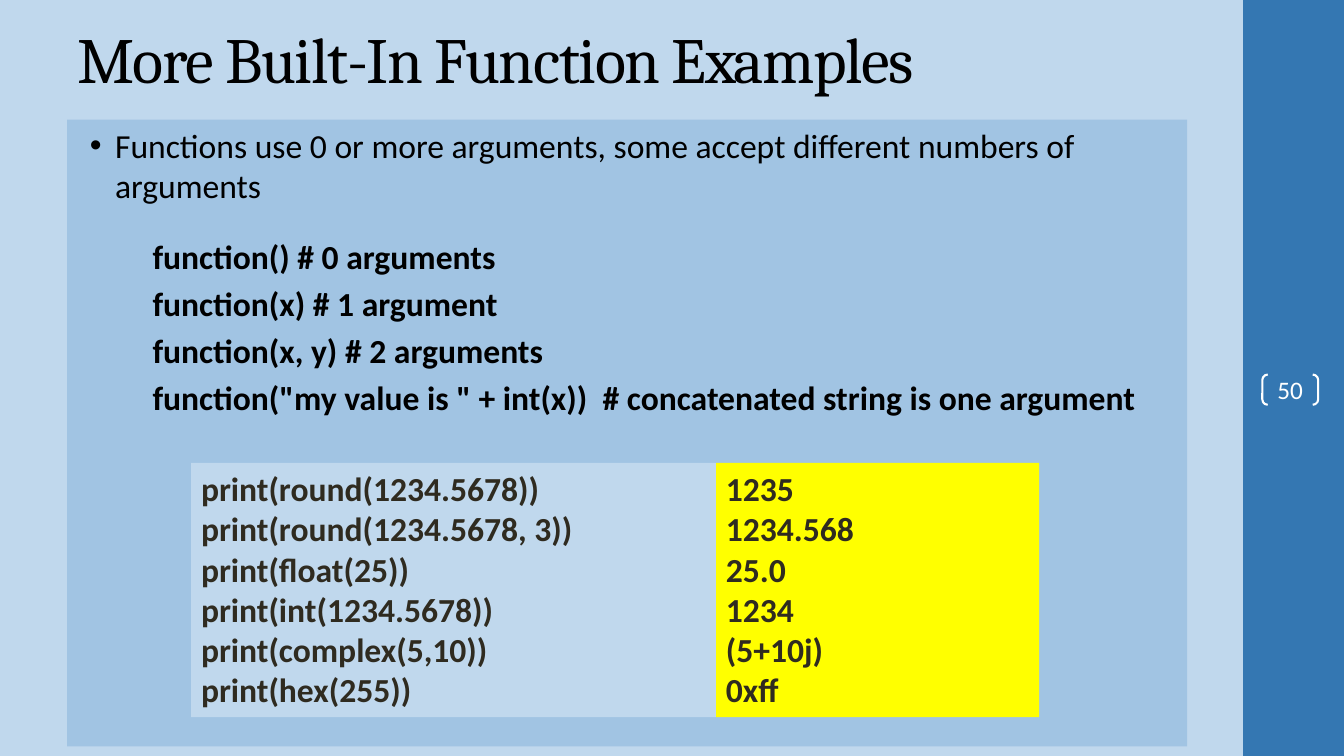
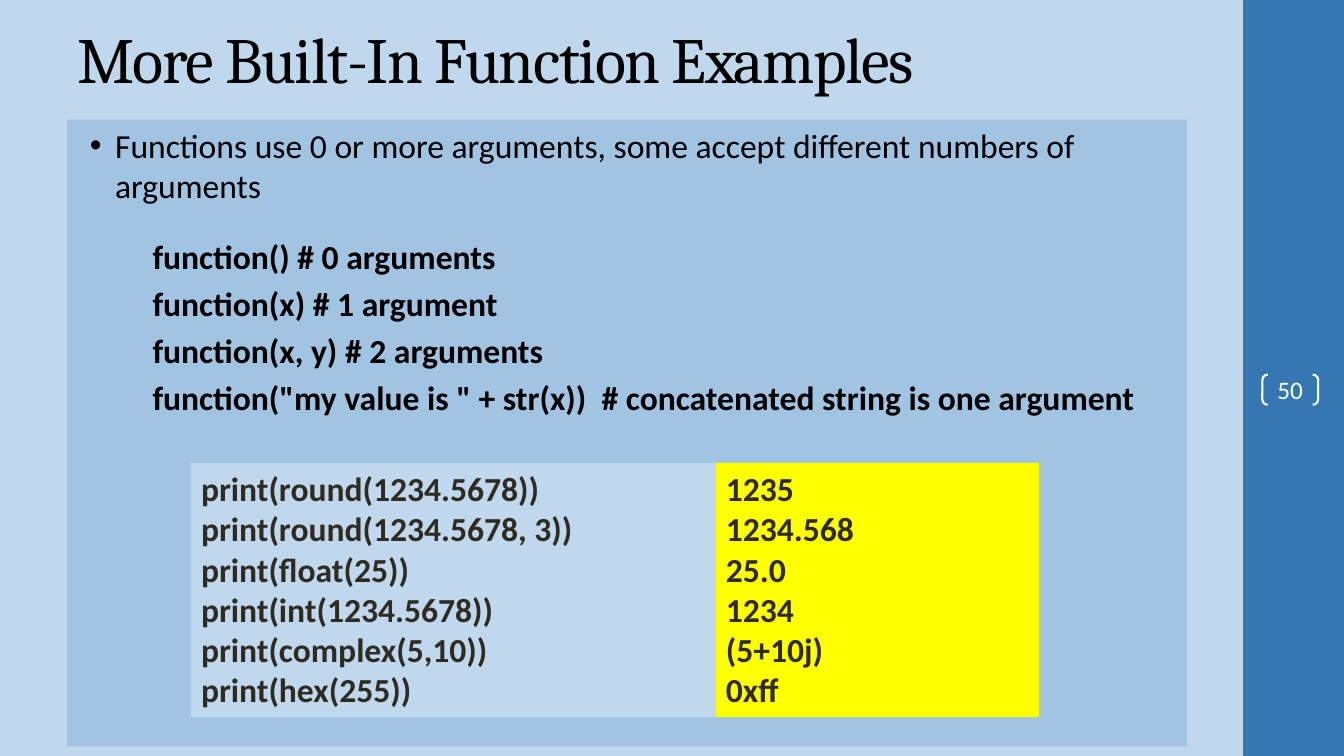
Before and after one commit to ProfSingletary/2023SpringNetworkScripting5Fridays, a slide deck: slide 50 of Day1.pptx. Drawn at 1344x756 pixels with LibreOffice and Linux fonts; fonts in the diff are those of the drawing; background and template pictures are left out. Boxes give left, top, right and bottom in pixels: in the first picture for what was removed or moved away, otherwise in the second. Text is boxed around its words. In the diff, an @@ line names an element or a change of style, - is before the commit and + after.

```diff
--- a/Day1.pptx
+++ b/Day1.pptx
@@ text at [153,385,1134,416]: text changed @@
-  function("my value is " + int(x)) # concatenated string is one argument
+  function("my value is " + str(x)) # concatenated string is one argument
```
Also in this commit, not shown: 14 other slides changed, 2 other files.
